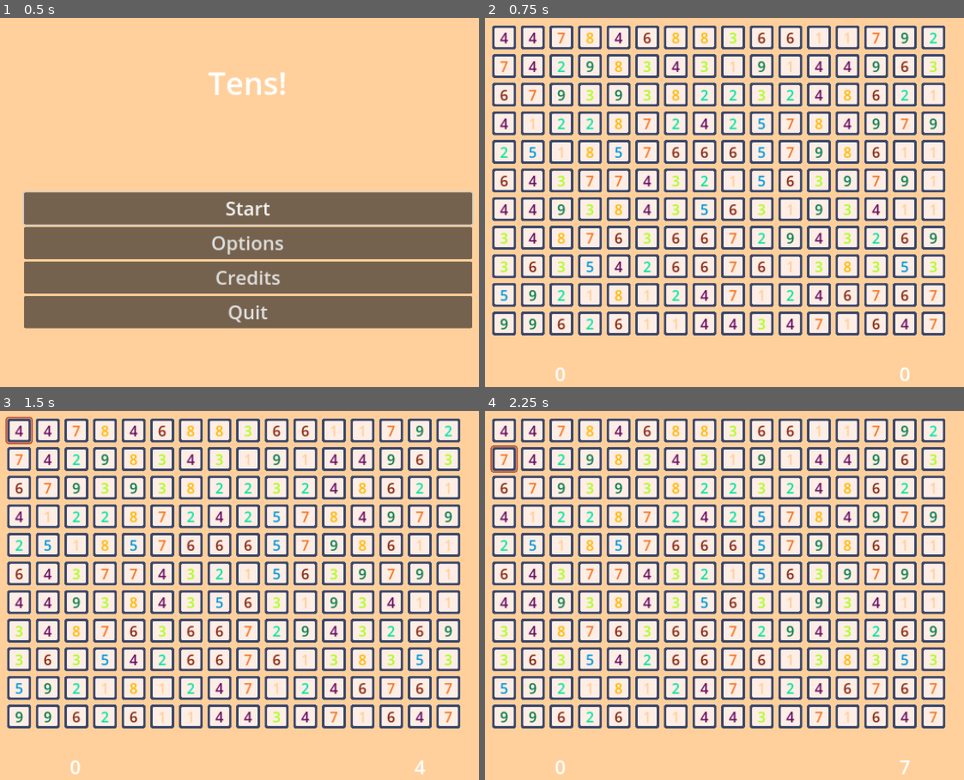
Above: before the commit, frames 1-4 (two rows, left to right).
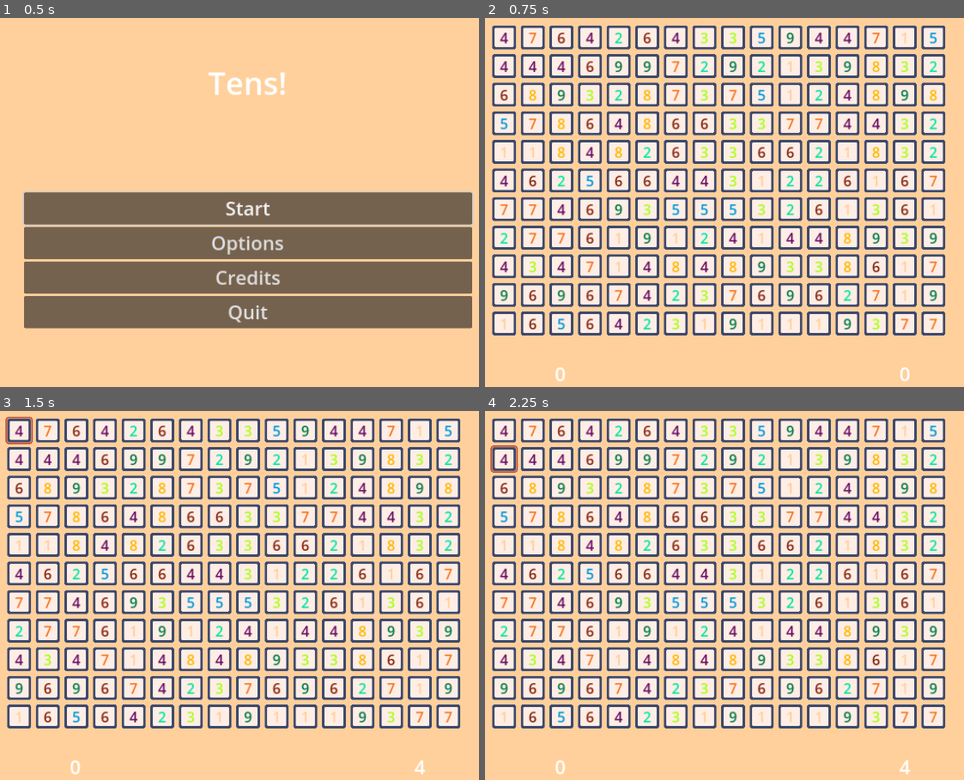
Above: after the commit, the same moments.

Repository: Yngwarr/tens
Game: Godot game, scene res://scenes/MainMenu.tscn
The game is run twice, just before and just after one commit, with the same random seed, the same clock (stepped at 60 frames per second) and the same inputs.
Inputs (mouse positions are in pixels of both pictures, inside the frame that each line leads up to):
- Up to frame 1 (0.5 s): no input
- Up to frame 2 (0.75 s): click "Start" at 0.5 s
- Up to frame 3 (1.5 s): tap Enter at 1.25 s; move the mouse to (19, 429) at 1.27 s; click (19, 429) at 1.42 s
- Up to frame 4 (2.25 s): tap Space at 2 s; move the mouse to (504, 458) at 2.02 s; click (504, 458) at 2.17 s

Frame 1 is identical in both runs. In frame 2, 6.2% of the frame differs, in the area x 3-95%, y 3-85%; in frame 3, 6.2%; in frame 4, 6.3%, in the area x 3-95%, y 3-99%.

Commit message:
add solver

Diff:
--- a/scenes/Game.tscn
+++ b/scenes/Game.tscn
@@ -11,6 +11,7 @@
 [ext_resource type="PackedScene" uid="uid://mbbrk257a4oj" path="res://scenes/NumberCell.tscn" id="9_7gv6k"]
 [ext_resource type="PackedScene" uid="uid://beuhw1og8dasw" path="res://scenes/Highlight.tscn" id="9_20cip"]
 [ext_resource type="Script" path="res://src/Grid.gd" id="9_sd0hf"]
+[ext_resource type="Script" path="res://src/Solver.gd" id="12_ntxpy"]
 
 [sub_resource type="ShaderMaterial" id="ShaderMaterial_v63bu"]
 shader = ExtResource("3_tg1ur")
@@ -24,12 +25,13 @@
 [sub_resource type="LabelSettings" id="LabelSettings_syoim"]
 font_size = 28
 
-[node name="Game" type="Node2D" node_paths=PackedStringArray("pause_ctl", "pause_menu", "highlight", "grid", "sum_label", "score_label")]
+[node name="Game" type="Node2D" node_paths=PackedStringArray("pause_ctl", "pause_menu", "highlight", "grid", "solver", "sum_label", "score_label")]
 script = ExtResource("1_wmfvw")
 pause_ctl = NodePath("Pause")
 pause_menu = NodePath("PauseMenu")
 highlight = NodePath("Highlight")
 grid = NodePath("Grid")
+solver = NodePath("Solver")
 sum_label = NodePath("HUD/HBoxContainer/Sum")
 score_label = NodePath("HUD/HBoxContainer/Score")
 
@@ -202,3 +204,7 @@
 position = Vector2(576, 324)
 script = ExtResource("9_sd0hf")
 inner_node = ExtResource("9_7gv6k")
+
+[node name="Solver" type="Node" parent="." node_paths=PackedStringArray("grid")]
+script = ExtResource("12_ntxpy")
+grid = NodePath("../Grid")
--- a/src/Game.gd
+++ b/src/Game.gd
@@ -12,6 +12,7 @@
 @export var pause_menu: PauseMenu
 @export var highlight: Highlight
 @export var grid: Grid
+@export var solver: Solver
 @export var sum_label: Label
 @export var score_label: Label
 
@@ -41,3 +42,4 @@
 	if highlight.sum == TARGET_SUM:
 		var amount_removed = highlight.clear()
 		update_score(score + amount_removed - 1)
+		solver.read()
--- a/src/Grid.gd
+++ b/src/Grid.gd
@@ -14,8 +14,8 @@
 var second_point := Vector2.ZERO
 
 func _ready() -> void:
-    for x in range(width):
-        for y in range(height):
+    for y in range(height):
+        for x in range(width):
             var node := inner_node.instantiate() as Node2D
             node.position.x = step * x - step * width / 2.
             node.position.y = step * y - step * height / 2.
--- /dev/null
+++ b/src/Solver.gd
@@ -0,0 +1,59 @@
+class_name Solver
+extends Node
+
+@export var grid: Grid
+
+func _ready() -> void:
+	read()
+	# print_num_on(0, 0)
+	# print_num_on(1, 0)
+	# print_num_on(0, 1)
+	# print_num_on(3, 3)
+	# print_sum(0, 0, 0, 0)
+	# print_sum(0, 0, 0, 1)
+	# print_sum(0, 0, 2, 0)
+	# print_sum(0, 0, 1, 1)
+	# print_sum(0, 0, 2, 2)
+
+func read() -> void:
+	var all: int = 0
+	var tens: int = 0
+
+	for x0 in range(grid.width):
+		for y0 in range(grid.height):
+			for x1 in range(x0, grid.width):
+				for y1 in range(y0, grid.height):
+					all += 1
+					if is_ten(x0, y0, x1, y1):
+						tens += 1
+
+	print("%s out of %s" % [tens, all])
+
+func is_ten(x0: int, y0: int, x1: int, y1: int) -> bool:
+	var sum: int = 0
+
+	for x in range(x0, x1 + 1):
+		for y in range(y0, y1 + 1):
+			sum += num_on(x, y)
+			if sum > 10:
+				return false
+
+	return sum == 10
+
+func rect_sum(x0: int, y0: int, x1: int, y1: int) -> int:
+	var sum: int = 0
+
+	for x in range(x0, x1 + 1):
+		for y in range(y0, y1 + 1):
+			sum += num_on(x, y)
+
+	return sum
+
+func num_on(x: int, y: int) -> int:
+	return grid.get_child(x + y * grid.width).value
+
+func print_num_on(x: int, y: int) -> void:
+	print("num_on(%s, %s) = %s" % [x, y, num_on(x, y)])
+
+func print_sum(x0: int, y0: int, x1: int, y1: int) -> void:
+	print("rect_sum(%s, %s, %s, %s) = %s" % [x0, y0, x1, y1, rect_sum(x0, y0, x1, y1)])
Not shown: 1 places in scenes/Game.tscn that only renumber resources
